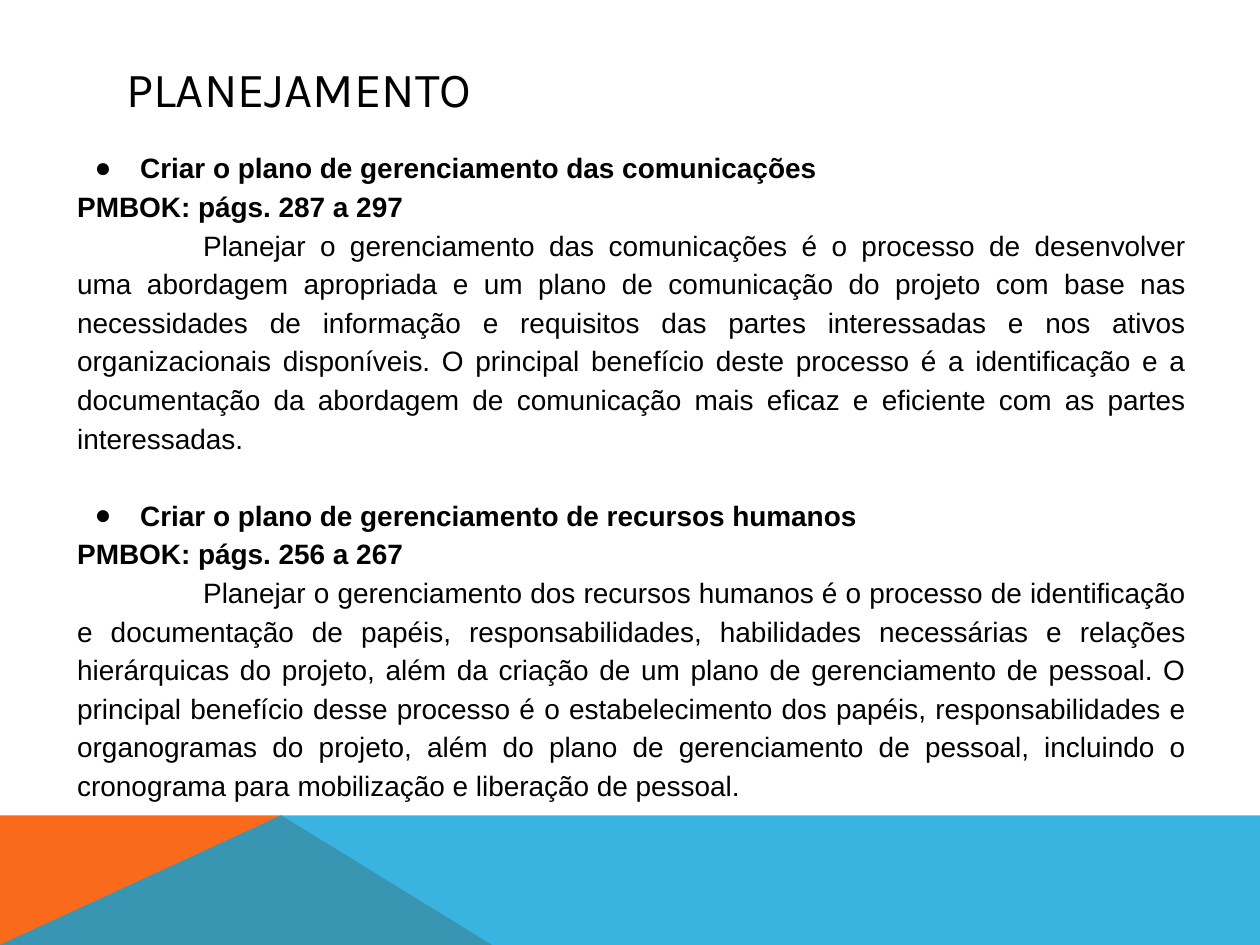
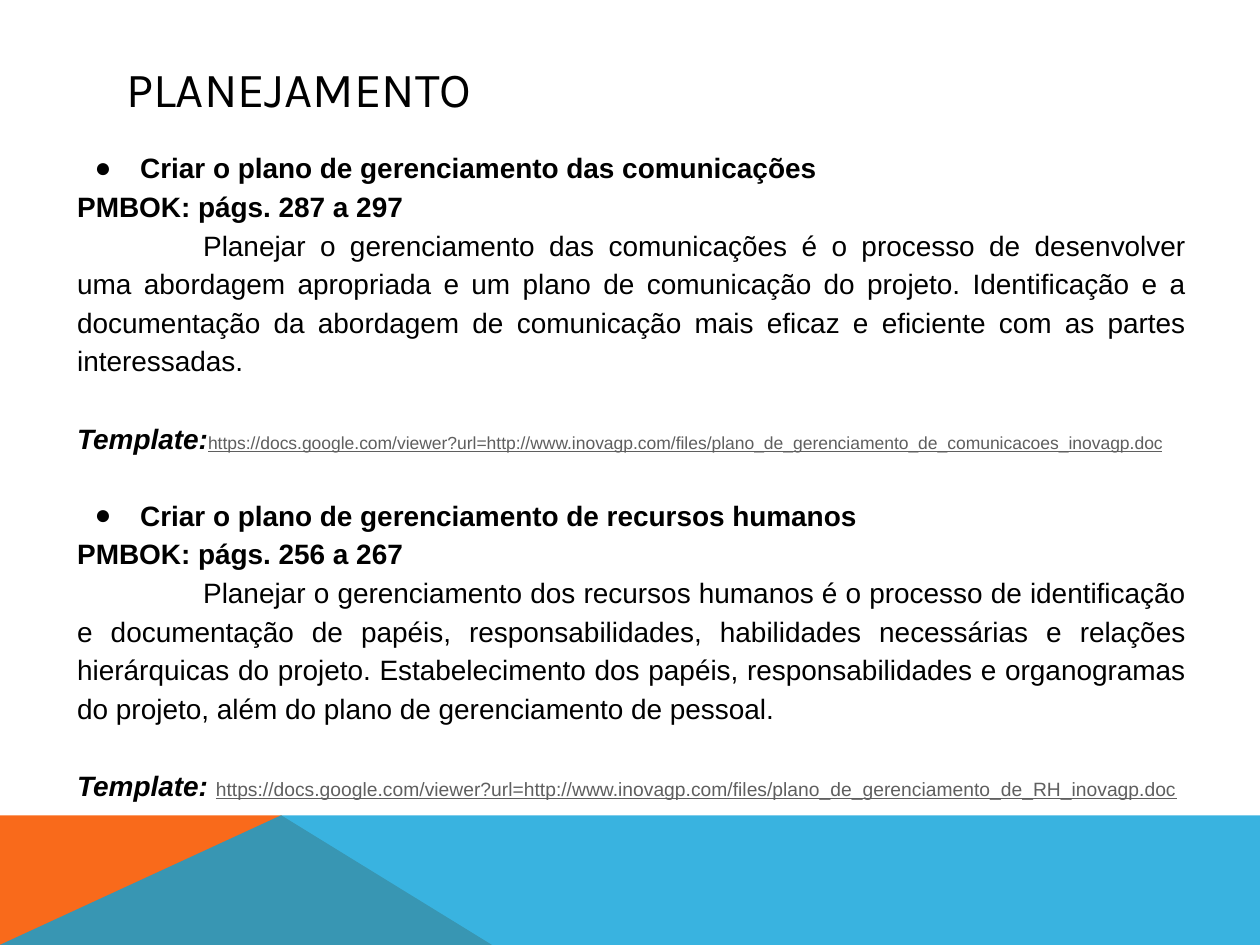
Before and after one commit to fga-eps-mds/A-Disciplina-MDS-EPS, a slide deck: slide 8 of GPP_Material/08-Mapa_PMbOK/apresentação_GPP_SIGS_2017_1.pptx.pptx (slide 9 before the commit). Drawn at 1260x945 pixels with LibreOffice and Linux fonts; fonts in the diff are those of the drawing. Boxes give left, top, right and bottom in pixels: in the first picture for what was removed or moved away, otherwise in the second. Text is boxed around its words. In the diff, an @@ line names an element or a change of style, - is before the commit and + after.

```diff
--- a/GPP_Material/08-Mapa_PMbOK/apresentação_GPP_SIGS_2017_1.pptx.pptx
+++ b/GPP_Material/08-Mapa_PMbOK/apresentação_GPP_SIGS_2017_1.pptx.pptx
@@ text at (x1=77, y1=235, x2=1186, y2=454): text changed @@
-Planejar o gerenciamento das comunicações é o processo de desenvolver uma abordagem apropriada e um plano de comunicação do projeto com base nas necessidades de informação e requisitos das partes interessadas e nos ativos organizacionais disponíveis. O principal benefício deste processo é a identificação e a documentação da abordagem de comunicação mais eficaz e eficiente com as partes interessadas.
+Planejar o gerenciamento das comunicações é o processo de desenvolver uma abordagem apropriada e um plano de comunicação do projeto. Identificação e a documentação da abordagem de comunicação mais eficaz e eficiente com as partes interessadas.
+Template:https://docs.google.com/viewer?url=http://www.inovagp.com/files/plano_de_gerenciamento_de_comunicacoes_inovagp.doc
@@ text at (x1=77, y1=582, x2=1186, y2=801): text changed @@
-Planejar o gerenciamento dos recursos humanos é o processo de identificação e documentação de papéis, responsabilidades, habilidades necessárias e relações hierárquicas do projeto, além da criação de um plano de gerenciamento de pessoal. O principal benefício desse processo é o estabelecimento dos papéis, responsabilidades e organogramas do projeto, além do plano de gerenciamento de pessoal, incluindo o cronograma para mobilização e liberação de pessoal.
+Planejar o gerenciamento dos recursos humanos é o processo de identificação e documentação de papéis, responsabilidades, habilidades necessárias e relações hierárquicas do projeto. Estabelecimento dos papéis, responsabilidades e organogramas do projeto, além do plano de gerenciamento de pessoal.
+Template: https://docs.google.com/viewer?url=http://www.inovagp.com/files/plano_de_gerenciamento_de_RH_inovagp.doc
```
Also in this commit, not shown: 12 other slides changed, 1 slide removed.
